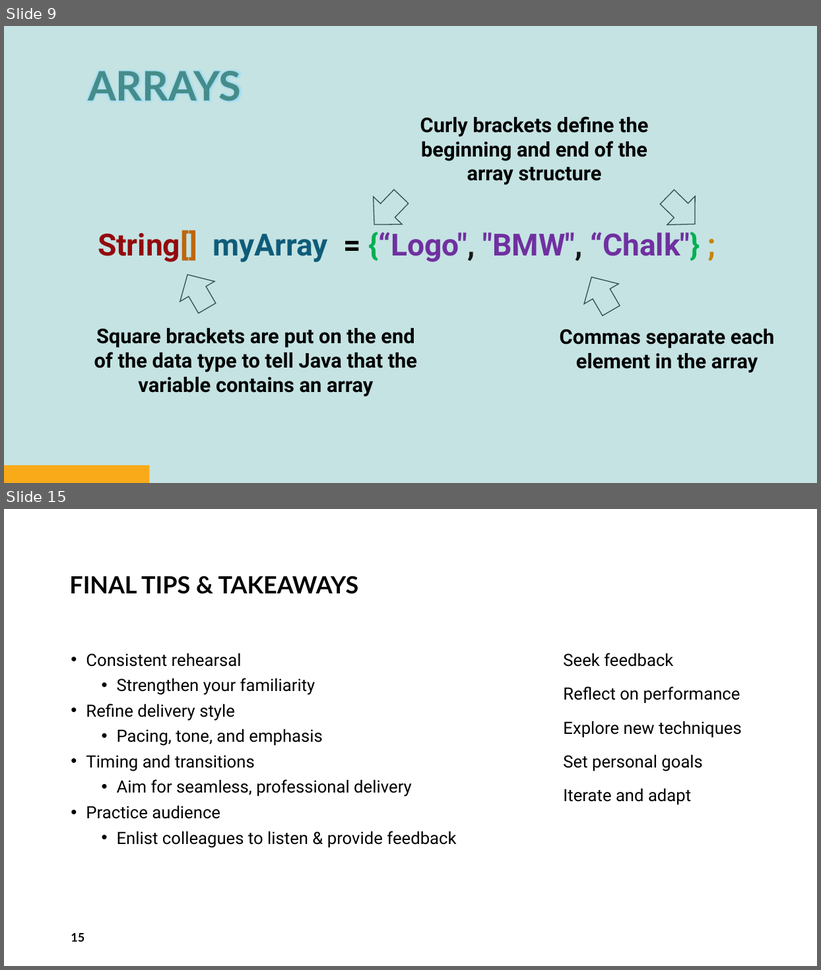
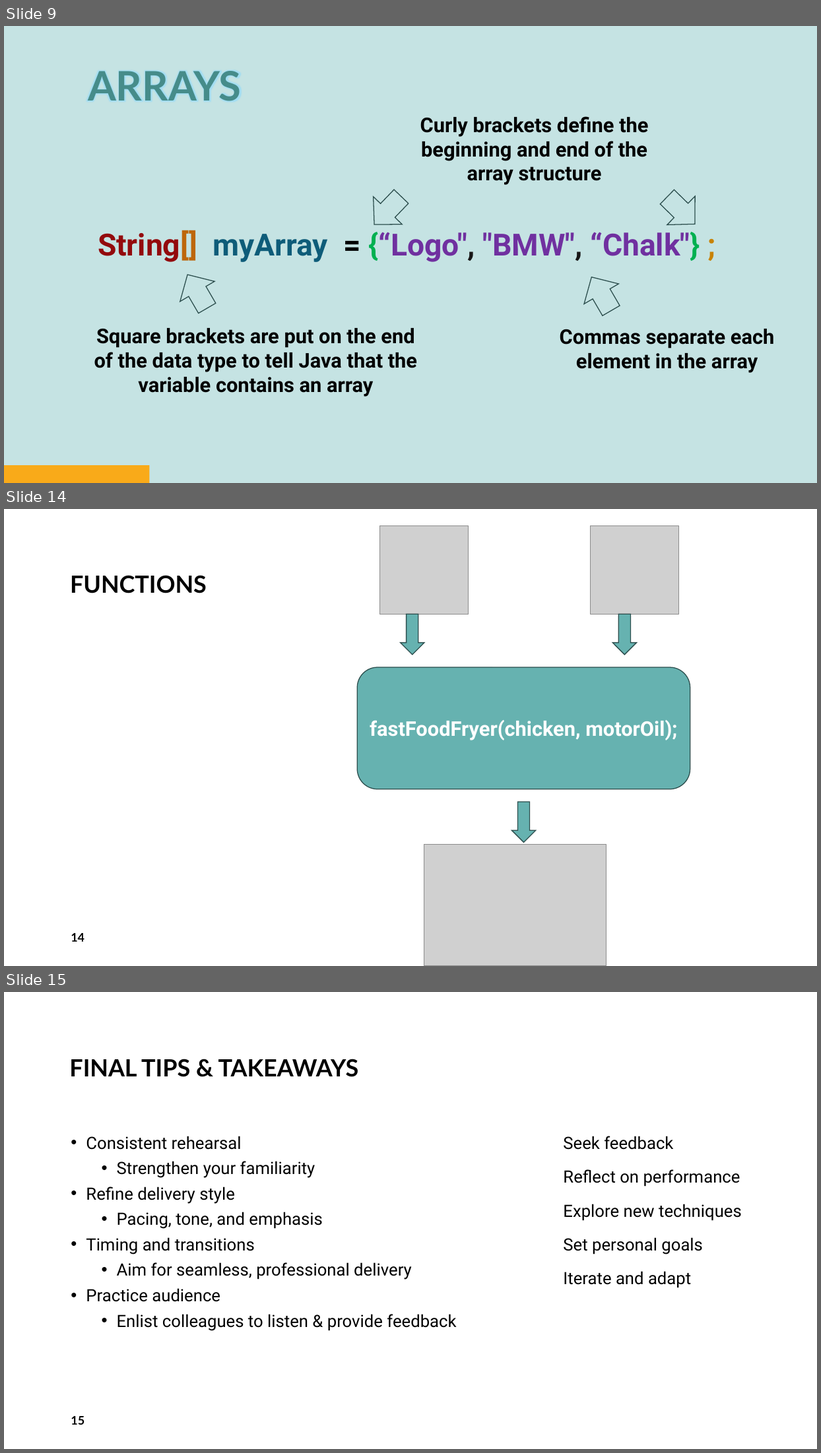
Before and after one commit to AlmightyHairball/RobotJavaClass2024, a slide deck: Presentation/Part-1.pptx. Shown one above the other, each under a label of ours: slides 9 and 15 before the commit, slides 9, 14 and 15 after it; the slides between them are not shown. The pictures are 821x970 and 821x1453 pixels, drawn with LibreOffice and Linux fonts; fonts in the diff are those of the drawing; grey boxes stand for pictures; background and template pictures are left out. Boxes give left, top, right and bottom in pixels: in the first picture for what was removed or moved away, otherwise in the second. Text is boxed around its words. In the diff, an @@ line names an element or a change of style, - is before the commit and + after.

```diff
--- a/Presentation/Part-1.pptx
+++ b/Presentation/Part-1.pptx
@@ slide 14 added at <box>4,509,817,966</box>, background #FFFFFF @@
@@ picture added at <box>380,525,469,614</box> @@
@@ picture added at <box>591,525,679,614</box> @@
@@ title added at <box>70,575,207,593</box>, 28 pt, text #000000, bold @@
+FUNCTIONS
@@ down arrow added at <box>401,614,424,654</box>, fill #66B2B0, outline #2D4E4D 1 pt @@
@@ down arrow added at <box>613,614,636,654</box>, fill #66B2B0, outline #2D4E4D 1 pt @@
@@ rounded rectangle added at <box>357,667,690,789</box>, fill #66B2B0, outline #2D4E4D 1 pt, 24 pt, text #FFFFFF, bold @@
+fastFoodFryer(chicken, motorOil);
@@ down arrow added at <box>512,803,536,843</box>, fill #66B2B0, outline #2D4E4D 1 pt @@
@@ picture added at <box>424,844,607,966</box> @@
@@ page number added at <box>71,933,85,942</box>, 14 pt, text #000000, bold @@
+14
```
Also in this commit, not shown: 8 slides changed, 1 slide removed, 1 other file.
